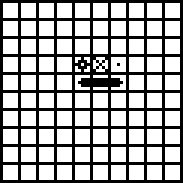
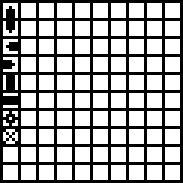
Layered file, before and after one edit (183×183). Changes by layer:
removed layer "Layer 2" over [75, 57, 123, 87]
added layer "Ship End Up" above "Ship End Down" over [6, 6, 15, 18]
added layer "Ship End Down" above "Ship End Left" over [6, 21, 15, 33]
added layer "Ship End Left" above "Ship End Right" over [6, 42, 18, 51]
added layer "Ship End Right" above "Ship Vert" over [3, 60, 15, 69]
added layer "Ship Vert" above "Ship Horiz" over [6, 75, 15, 90]
added layer "Ship Horiz" above "Hit" over [3, 96, 18, 105]
added layer "Hit" above "Miss" over [3, 111, 18, 126]
added layer "Miss" above "Grid" over [3, 129, 18, 144]
